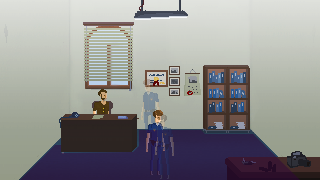
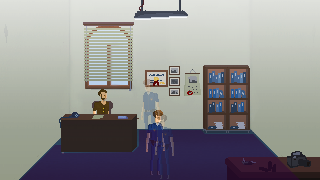
Layer changes from the first 320 × 180 image to the second:
moved "playerspawn(raymond_police)" above "Lights parallax(-0.1)" over (x1=146, y1=110, x2=160, y2=144)
